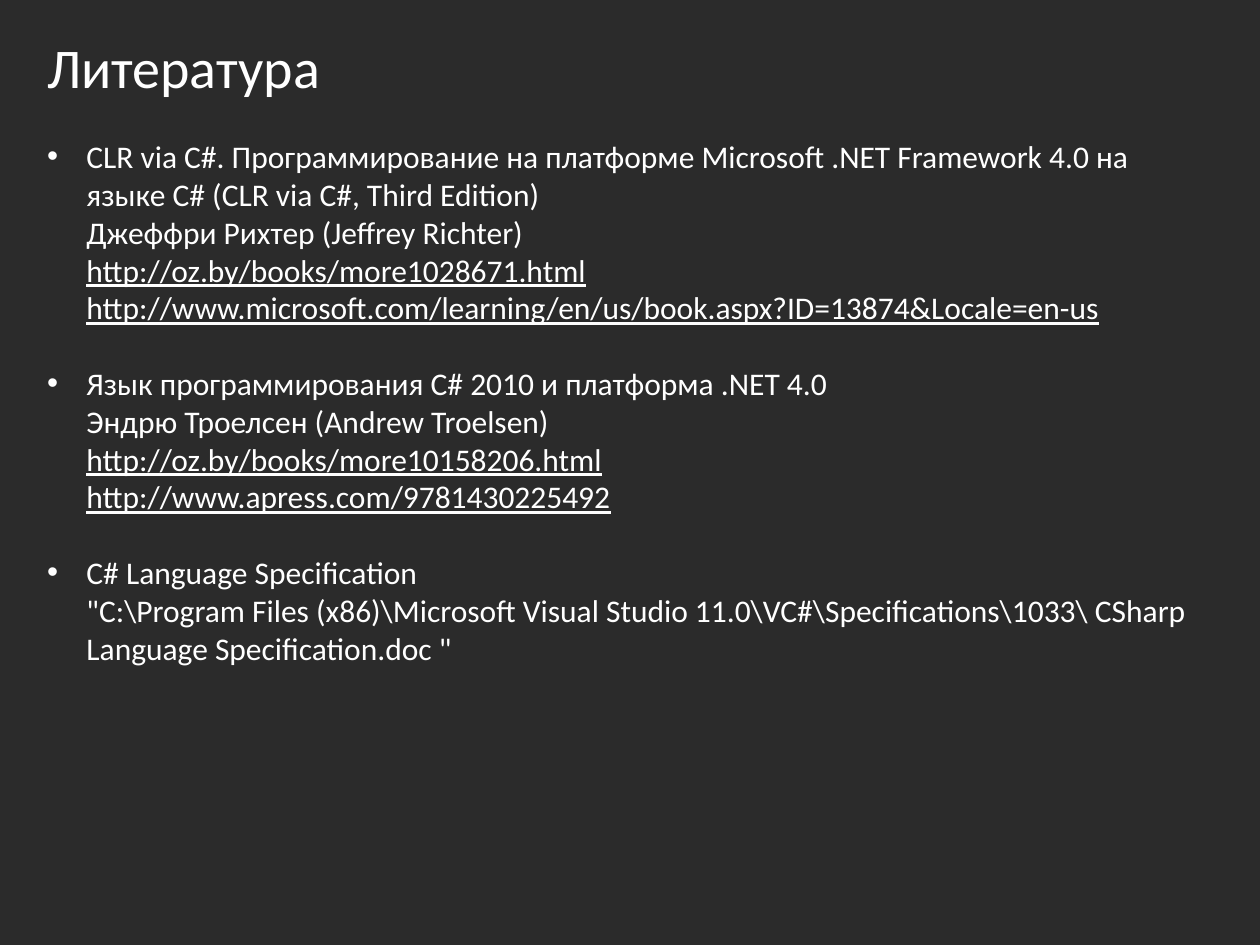
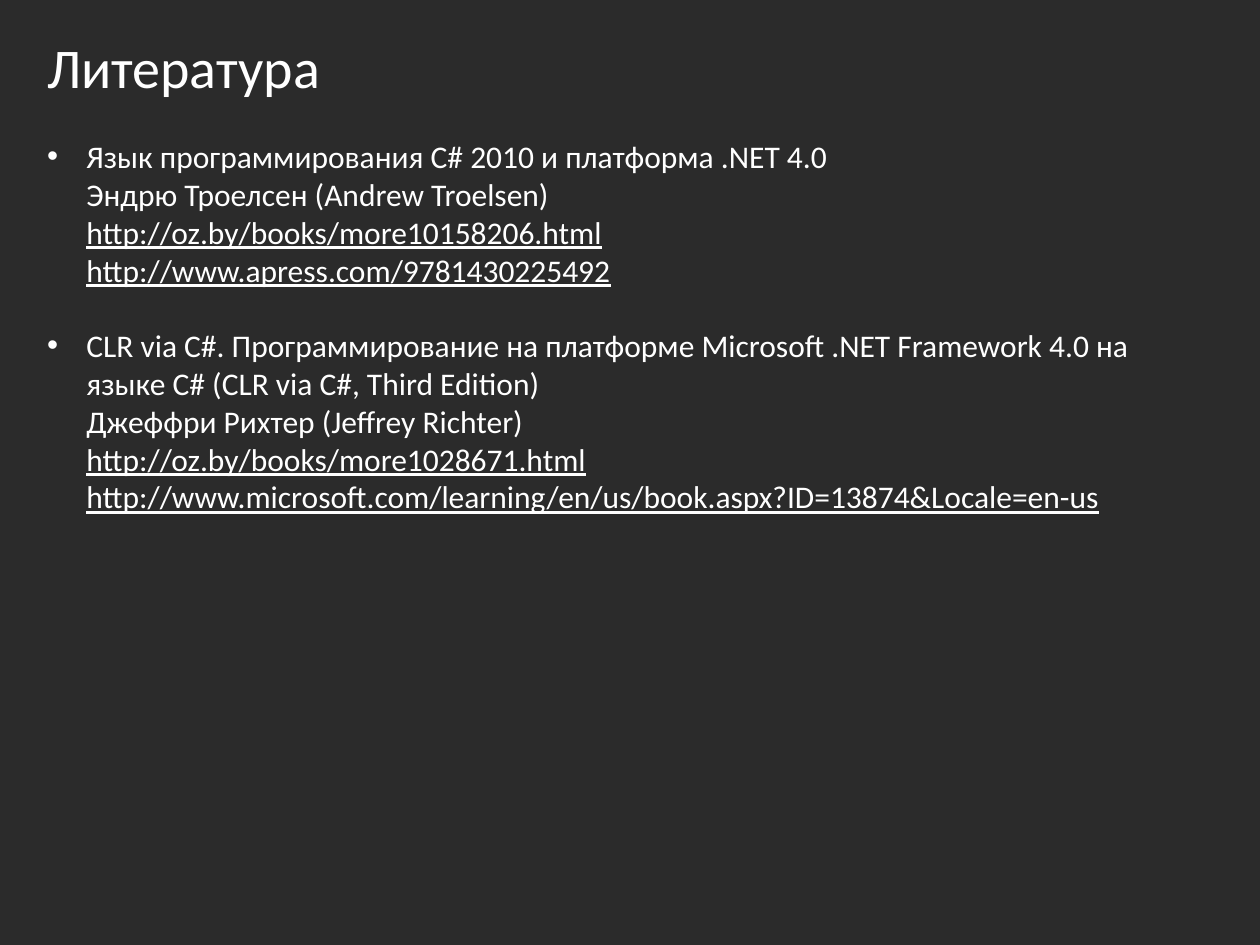
Before and after one commit to bazile/Training, a slide deck: slide 2 of Presentation/lesson-01.pptx. Drawn at 1260x945 pixels with LibreOffice and Linux fonts; fonts in the diff are those of the drawing; background and template pictures are left out; a plain dark background stands for a picture behind light text. Boxes give left, top, right and bottom in pixels: in the first picture for what was removed or moved away, otherwise in the second. Text is boxed around its words. In the diff, an @@ line names an element or a change of style, - is before the commit and + after.

Commit message:
Updated presentations

```diff
--- a/Presentation/lesson-01.pptx
+++ b/Presentation/lesson-01.pptx
@@ text at (86, 146, 827, 287): paragraph added @@
+• Язык программирования C# 2010 и платформа .NET 4.0
+  Эндрю Троелсен (Andrew Troelsen)
+  http://oz.by/books/more10158206.html
+  http://www.apress.com/9781430225492
@@ text at (86, 373, 1185, 666): paragraphs removed @@
-• Язык программирования C# 2010 и платформа .NET 4.0
-  Эндрю Троелсен (Andrew Troelsen)
-  http://oz.by/books/more10158206.html
-  http://www.apress.com/9781430225492
-• C# Language Specification
-  "C:\Program Files (x86)\Microsoft Visual Studio 11.0\VC#\Specifications\1033\ CSharp Language Specification.doc "
```
Also in this commit, not shown: 2 slides removed, 5 other files.
